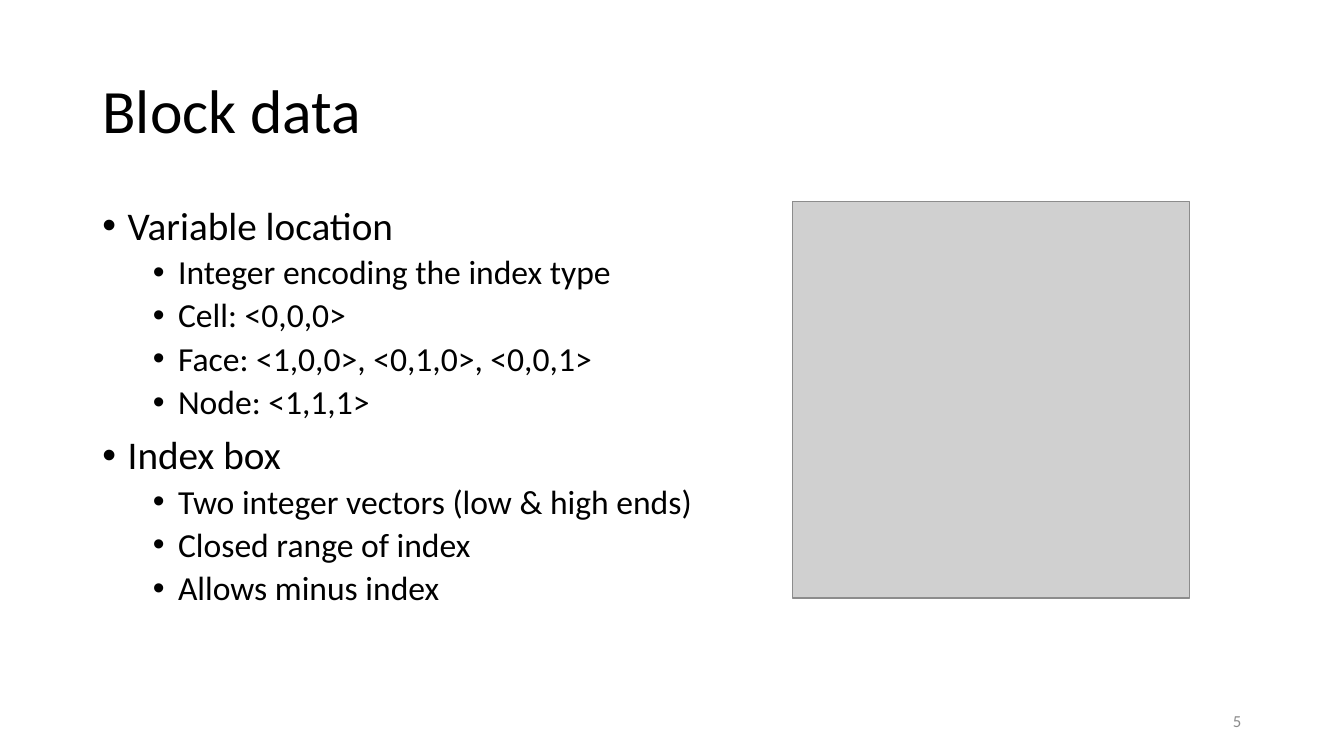
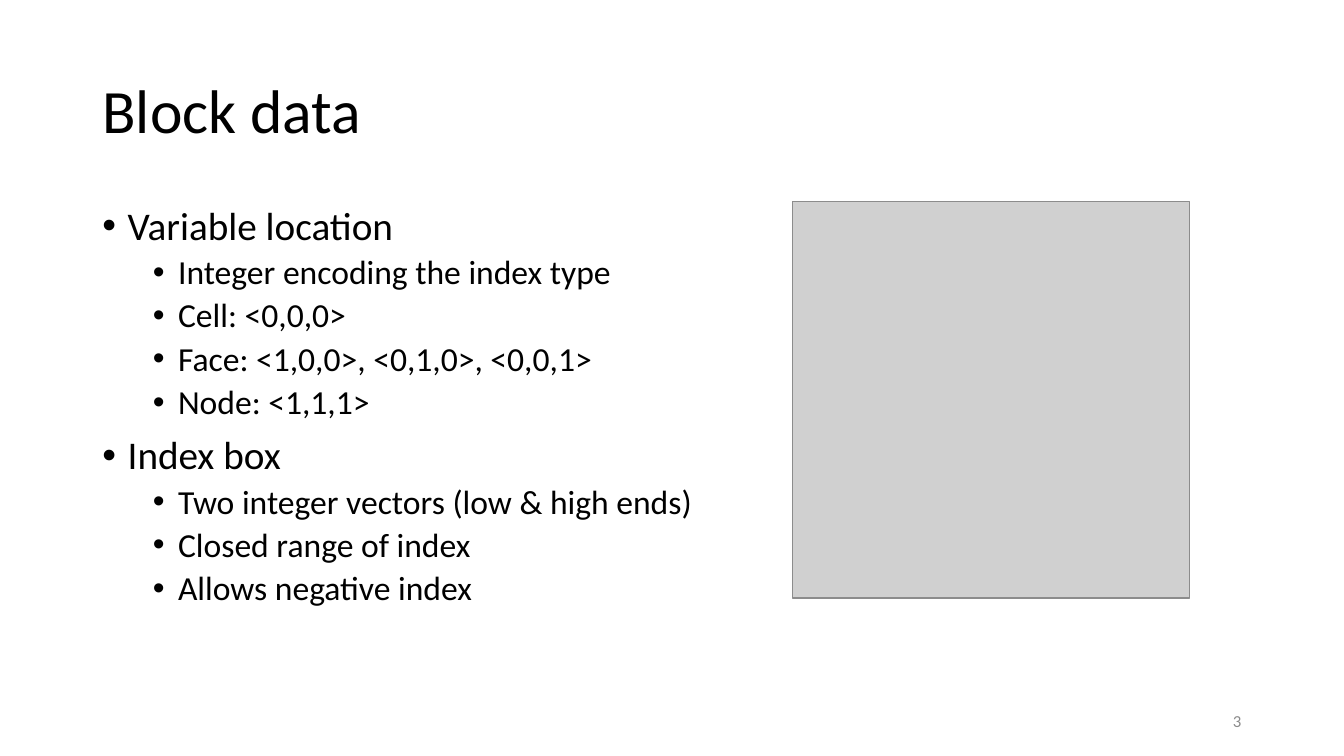
Before and after one commit to haloless/SayakaAmr, a slide deck: slide 3 of doc/note_sayaka.pptx (slide 5 before the commit). Drawn at 1344x756 pixels with LibreOffice and Linux fonts; fonts in the diff are those of the drawing; grey boxes stand for pictures. Boxes give left, top, right and bottom in pixels: in the first picture for what was removed or moved away, otherwise in the second. Text is boxed around its words. In the diff, an @@ line names an element or a change of style, - is before the commit and + after.

```diff
--- a/doc/note_sayaka.pptx
+++ b/doc/note_sayaka.pptx
@@ text at <box>178,576,472,606</box>: text changed @@
-  • Allows minus index
+  • Allows negative index
@@ page number at <box>1233,716,1241,727</box>: text changed @@
-5
+3
```
Also in this commit, not shown: 7 other slides changed, 2 slides added.
